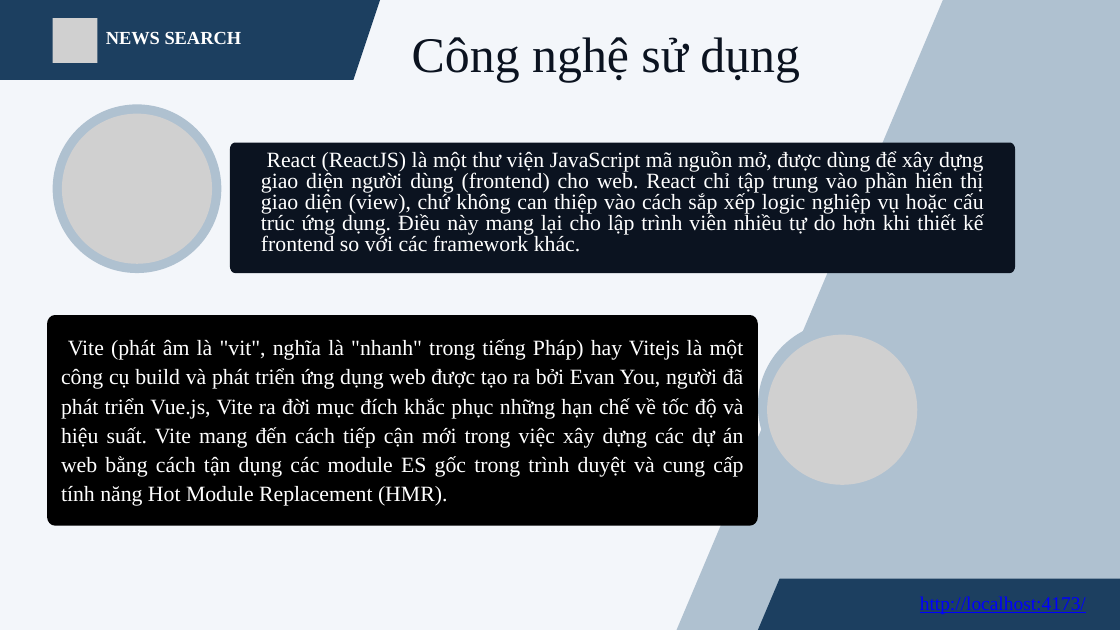
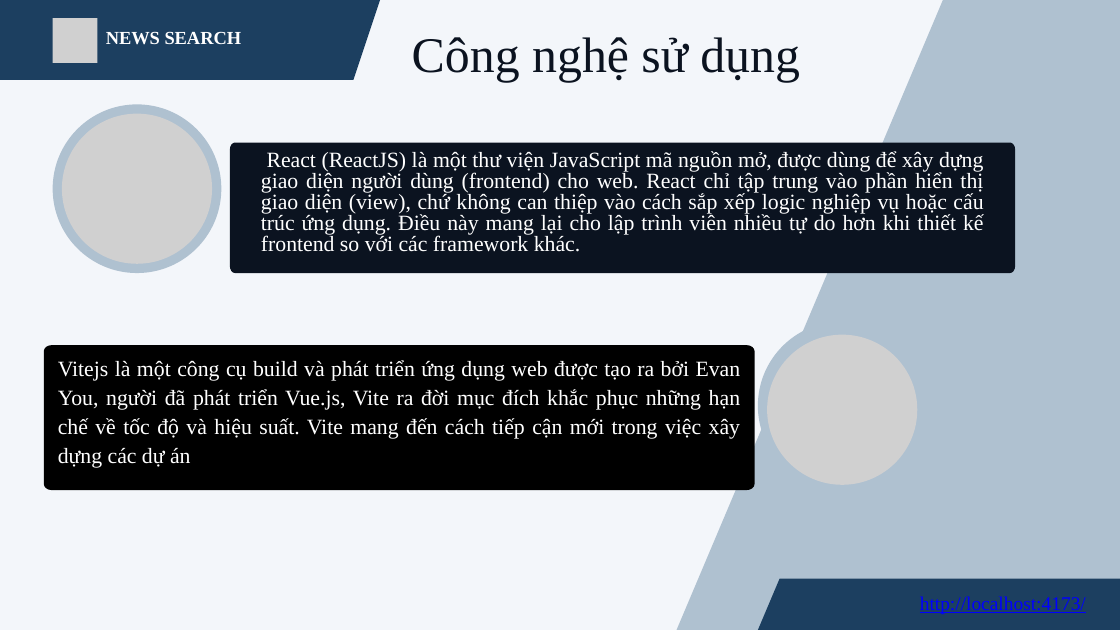
Before and after one commit to AnhTuanSeika/cn-da21ttb-truonganhtuan-websitesearch-favorite, a slide deck: slide 5 of thesis/abs/BC_CN_TruongAnhTuan.pptx. Drawn at 1120x630 pixels with LibreOffice and Linux fonts; fonts in the diff are those of the drawing; grey boxes stand for pictures. Boxes give left, top, right and bottom in pixels: in the first picture for what was removed or moved away, otherwise in the second. Text is boxed around its words. In the diff, an @@ line names an element or a change of style, - is before the commit and + after.

```diff
--- a/thesis/abs/BC_CN_TruongAnhTuan.pptx
+++ b/thesis/abs/BC_CN_TruongAnhTuan.pptx
@@ freeform shape: place and size @@
-freeform shape at (47,315,758,525)
+freeform shape at (44,345,754,490)
@@ text at (58,360,741,468): text changed @@
-Vite (phát âm là "vit", nghĩa là "nhanh" trong tiếng Pháp) hay Vitejs là một công cụ build và phát triển ứng dụng web được tạo ra bởi Evan You, người đã phát triển Vue.js, Vite ra đời mục đích khắc phục những hạn chế về tốc độ và hiệu suất. Vite mang đến cách tiếp cận mới trong việc xây dựng các dự án web bằng cách tận dụng các module ES gốc trong trình duyệt và cung cấp tính năng Hot Module Replacement (HMR).
+Vitejs là một công cụ build và phát triển ứng dụng web được tạo ra bởi Evan You, người đã phát triển Vue.js, Vite ra đời mục đích khắc phục những hạn chế về tốc độ và hiệu suất. Vite mang đến cách tiếp cận mới trong việc xây dựng các dự án
```
Also in this commit, not shown: 1 other slide changed, 1 other file.
